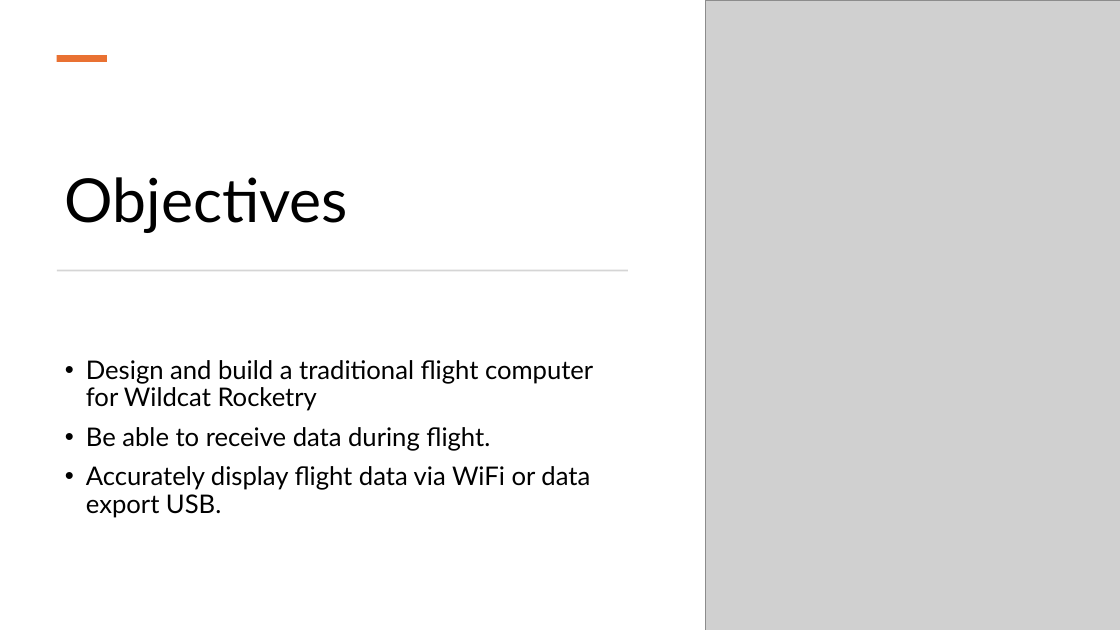
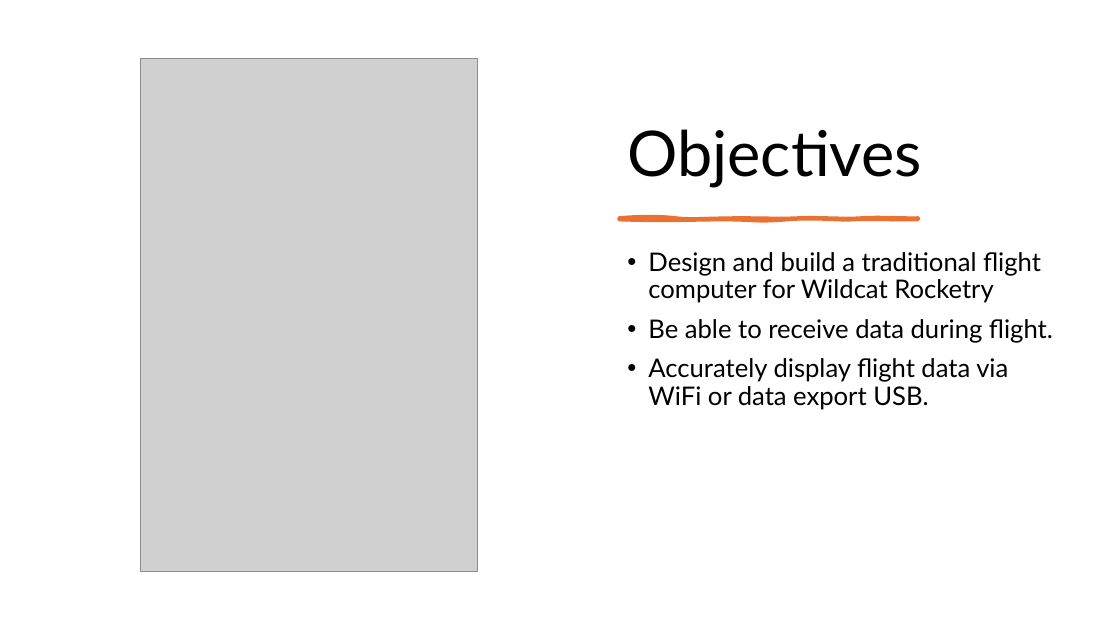
Before and after one commit to Tannyr-Singleterry/ECE590_SeniorDesign, a slide deck: slide 2 of Documents/FInal Presentation/Final_Presentation.pptx. Drawn at 1120x630 pixels with LibreOffice and Linux fonts; fonts in the diff are those of the drawing; grey boxes stand for pictures. Boxes give left, top, right and bottom in pixels: in the first picture for what was removed or moved away, otherwise in the second. Text is boxed around its words. In the diff, an @@ line names an element or a change of style, - is before the commit and + after.

```diff
--- a/Documents/FInal Presentation/Final_Presentation.pptx
+++ b/Documents/FInal Presentation/Final_Presentation.pptx
@@ rectangle removed at [56,55,107,62] @@
@@ picture: place and size @@
-picture at [706,0,1120,630]
+picture at [140,59,477,572]
@@ title "Objectives": place and size @@
-title "Objectives" at [65,177,348,233]
+title "Objectives" at [627,129,922,188]
@@ title "Objectives" at [627,129,922,188]: size 52 to 54 pt @@
@@ freeform shape added at [619,218,918,220], fill #E97132, outline #E97132 3 pt @@
@@ text "Design and build a traditional ...": place and size @@
-text "Design and build a traditional ..." at [86,360,593,518]
+text "Design and build a traditional ..." at [648,252,1053,410]
@@ text "Design and build a traditional ..." at [648,252,1053,410]: vertical alignment middle to top @@
@@ rectangle removed at [57,270,628,271] @@
```
Also in this commit, not shown: 1 other slide changed.
